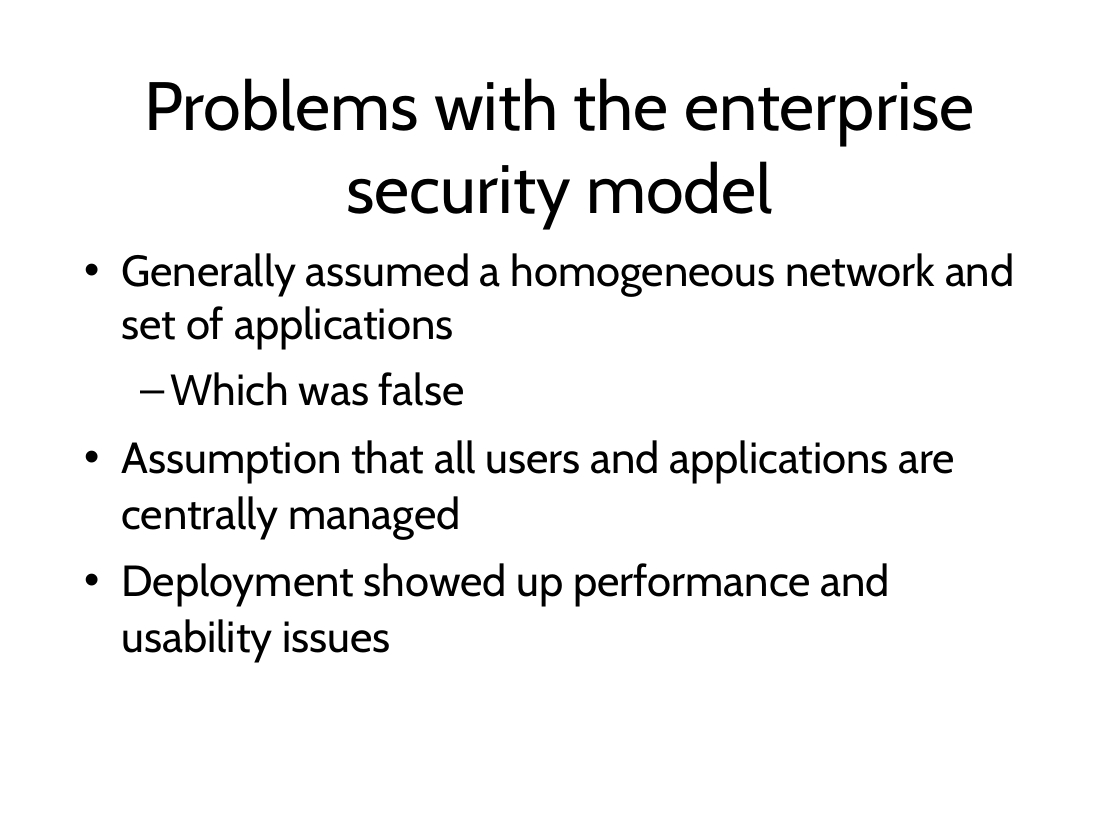
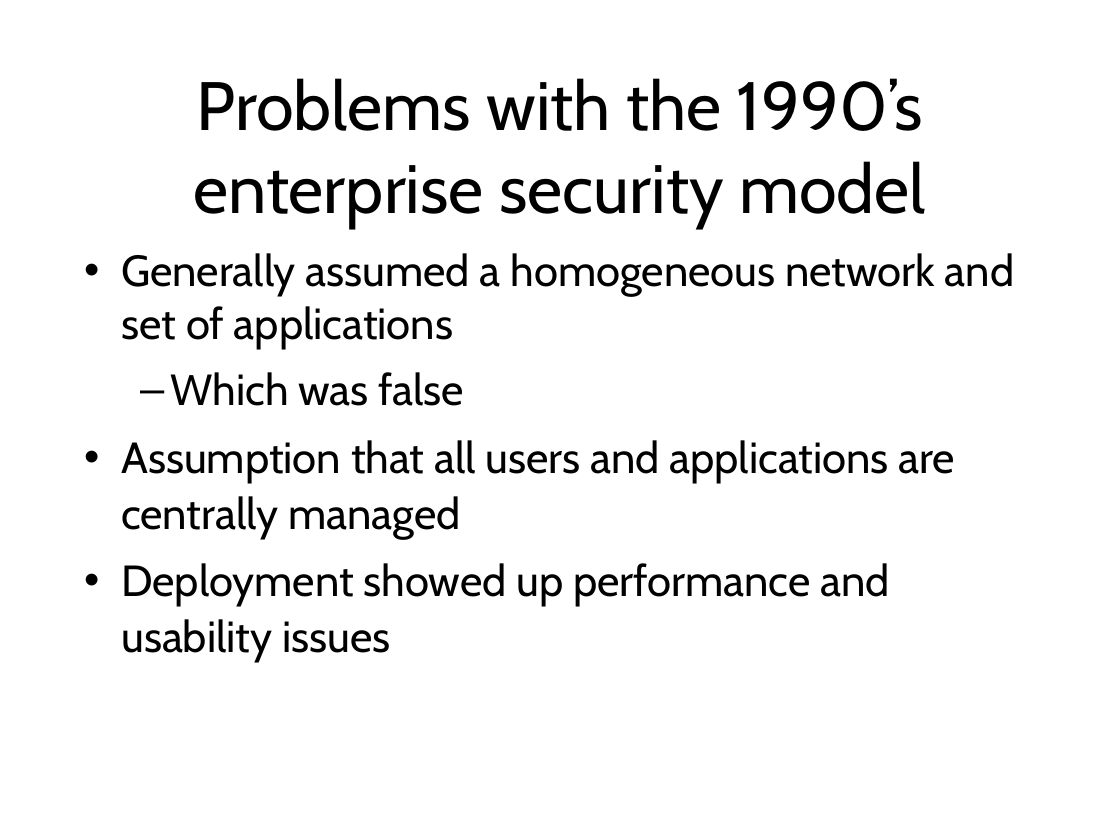
Before and after one commit to sftcd/cs7053, a slide deck: slide 20 of 2016lectures/02-concepts.ppt (slide 19 before the commit). Drawn at 1120x840 pixels with LibreOffice and Linux fonts; fonts in the diff are those of the drawing. Boxes give left, top, right and bottom in pixels: in the first picture for what was removed or moved away, otherwise in the second. Text is boxed around its words. In the diff, an @@ line names an element or a change of style, - is before the commit and + after.

```diff
--- a/2016lectures/02-concepts.ppt
+++ b/2016lectures/02-concepts.ppt
@@ title at [193, 78, 926, 229]: text changed @@
-Problems with the enterprise security model
+Problems with the 1990’s enterprise security model
```
Also in this commit, not shown: 42 other slides changed, 4 slides added, 5 other files.
